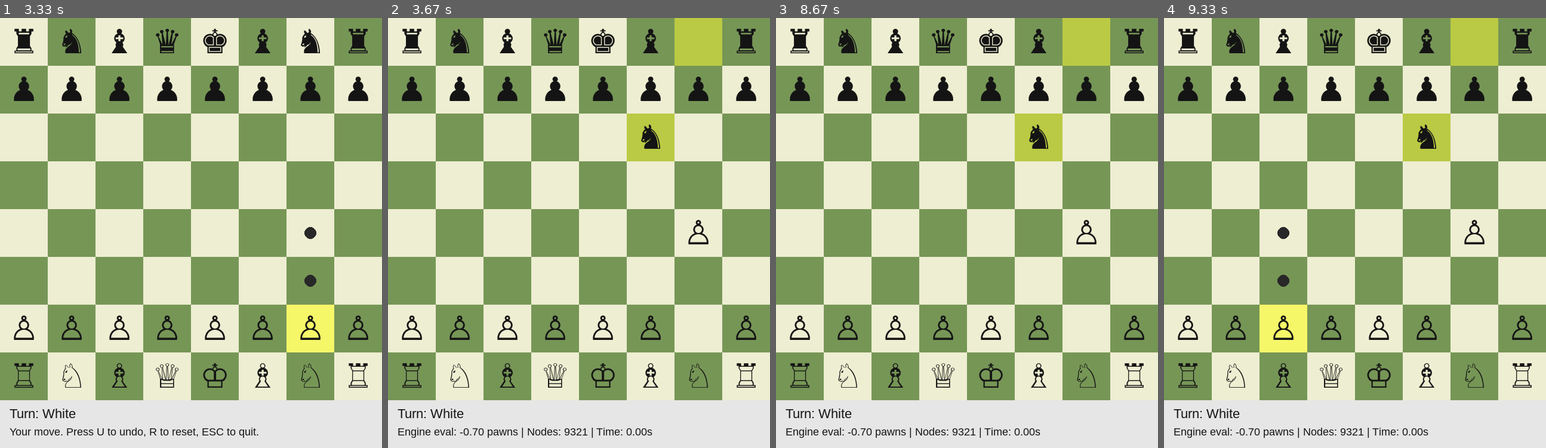
Above: before the commit, frames 1-4 (left to right).
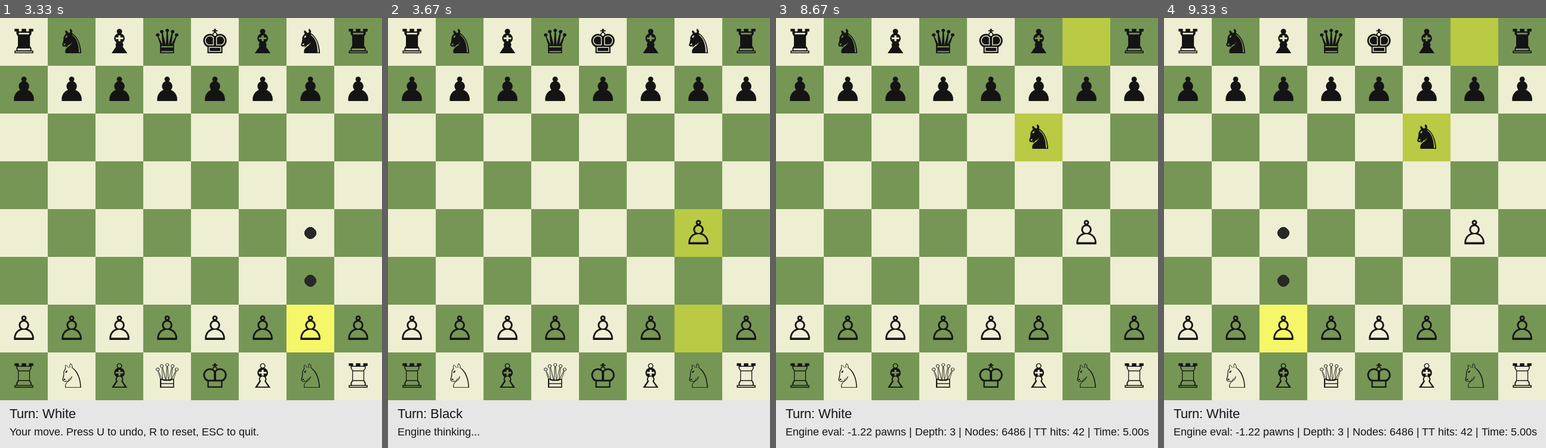
Above: after the commit, the same moments.

Repository: TomGreenwoodPhysics/garry-botsparov
Game: pygame game, started from garry_botsparov.py
Same seed, same stepped clock (60 frames per second), same inputs: the game is played once before the commit and once after it.
Inputs (mouse positions are in pixels of both pictures, inside the frame that each line leads up to):
- Up to frame 1 (3.33 s): click (191, 233) at 0.38 s; click (229, 327) at 0.72 s; click (72, 168) at 1.05 s; click (332, 383) at 1.38 s; click (198, 86) at 1.72 s; click (171, 344) at 2.05 s; click (336, 396) at 2.38 s; click (137, 142) at 2.72 s; click (324, 344) at 3.05 s
- Up to frame 2 (3.67 s): click (697, 224) at 3.38 s
- Up to frame 3 (8.67 s): no input
- Up to frame 4 (9.33 s): click (1282, 340) at 9.22 s

Frame 1 is identical in both runs. In frame 2, 6.0% of the frame differs, in the area x 11-88%, y 0-98%; in frame 3, 0.5%; in frame 4, 0.5%.

Commit message:
Add iterative deepening and time control

Diff:
--- a/garry_botsparov.py
+++ b/garry_botsparov.py
@@ -2,10 +2,12 @@
 import time
 
 import chess
+import chess.polyglot
 import pygame
 
 # engine settings
-ENGINE_DEPTH = 4
+MAX_ENGINE_DEPTH = 6
+ENGINE_TIME_LIMIT = 5.0
 PLAYER_COLOUR = chess.WHITE
 QUIESCENCE_DEPTH = 4
 
@@ -111,38 +113,57 @@
 }
 
 
+class SearchTimeout(Exception):
+    pass
+
+
 class ChessEngine:
-    def __init__(self, depth=ENGINE_DEPTH):
-        self.depth = depth
+    def __init__(self, max_depth=MAX_ENGINE_DEPTH, time_limit=ENGINE_TIME_LIMIT):
+        self.max_depth = max_depth
+        self.time_limit = time_limit
         self.nodes_searched = 0
         self.last_eval = 0.0
         self.last_search_time = 0.0
+        self.last_depth_reached = 0
+        self.transposition_table = {}
+        self.tt_hits = 0
+        self.search_start_time = 0.0
 
     def choose_move(self, board):
         self.nodes_searched = 0
-
-        best_move = None
+        self.tt_hits = 0
+        self.last_depth_reached = 0
+        self.search_start_time = time.time()
+
+        legal_moves = list(board.legal_moves)
+
+        if not legal_moves:
+            return None
+
+        best_move = legal_moves[0]
         best_score = -math.inf
 
-        alpha = -math.inf
-        beta = math.inf
-
-        moves = self.order_moves(board, list(board.legal_moves))
-
-        start_time = time.time()
-
-        for move in moves:
-            board.push(move)
-            score = -self.negamax(board, self.depth - 1, -beta, -alpha)
-            board.pop()
-
-            if score > best_score:
-                best_score = score
-                best_move = move
-
-            alpha = max(alpha, best_score)
-
-        self.last_search_time = time.time() - start_time
+        try:
+            for depth in range(1, self.max_depth + 1):
+                current_best_move, current_best_score = self.search_root(board, depth)
+
+                best_move = current_best_move
+                best_score = current_best_score
+                self.last_depth_reached = depth
+
+                board_hash = self.get_board_hash(board)
+                self.transposition_table[board_hash] = (
+                    depth,
+                    best_score,
+                    "exact",
+                    best_move,
+                )
+
+        except SearchTimeout:
+            pass
+
+        self.last_search_time = time.time() - self.search_start_time
+
         if board.turn == PLAYER_COLOUR:
             self.last_eval = best_score / 100
         else:
@@ -150,7 +171,35 @@
 
         return best_move
 
+    def search_root(self, board, depth):
+        best_move = None
+        best_score = -math.inf
+
+        alpha = -math.inf
+        beta = math.inf
+
+        tt_move = self.get_tt_move(board)
+        moves = self.order_moves(board, list(board.legal_moves), tt_move)
+
+        for move in moves:
+            self.check_time()
+
+            try:
+                board.push(move)
+                score = -self.negamax(board, depth - 1, -beta, -alpha)
+            finally:
+                board.pop()
+
+            if score > best_score:
+                best_score = score
+                best_move = move
+
+            alpha = max(alpha, best_score)
+
+        return best_move, best_score
+
     def negamax(self, board, depth, alpha, beta):
+        self.check_time()
         self.nodes_searched += 1
 
         if board.is_checkmate():
@@ -164,26 +213,71 @@
                 return -5000
             return 0
 
+        alpha_original = alpha
+        board_hash = self.get_board_hash(board)
+        tt_entry = self.transposition_table.get(board_hash)
+
+        if tt_entry is not None:
+            tt_depth, tt_score, tt_flag, tt_move = tt_entry
+
+            if tt_depth >= depth:
+                self.tt_hits += 1
+
+                if tt_flag == "exact":
+                    return tt_score
+
+                if tt_flag == "lower":
+                    alpha = max(alpha, tt_score)
+
+                elif tt_flag == "upper":
+                    beta = min(beta, tt_score)
+
+                if alpha >= beta:
+                    return tt_score
+
         if depth == 0:
             return self.quiescence_search(board, alpha, beta, QUIESCENCE_DEPTH)
 
         best_score = -math.inf
-        moves = self.order_moves(board, list(board.legal_moves))
+        best_move = None
+
+        tt_move = self.get_tt_move(board)
+        moves = self.order_moves(board, list(board.legal_moves), tt_move)
 
         for move in moves:
-            board.push(move)
-            score = -self.negamax(board, depth - 1, -beta, -alpha)
-            board.pop()
-
-            best_score = max(best_score, score)
+            try:
+                board.push(move)
+                score = -self.negamax(board, depth - 1, -beta, -alpha)
+            finally:
+                board.pop()
+
+            if score > best_score:
+                best_score = score
+                best_move = move
+
             alpha = max(alpha, score)
 
             if alpha >= beta:
                 break
 
+        if best_score <= alpha_original:
+            flag = "upper"
+        elif best_score >= beta:
+            flag = "lower"
+        else:
+            flag = "exact"
+
+        self.transposition_table[board_hash] = (
+            depth,
+            best_score,
+            flag,
+            best_move,
+        )
+
         return best_score
 
     def quiescence_search(self, board, alpha, beta, depth):
+        self.check_time()
         self.nodes_searched += 1
 
         stand_pat = self.evaluate(board)
@@ -205,11 +299,13 @@
         capture_moves = self.order_moves(board, capture_moves)
 
         for move in capture_moves:
-            board.push(move)
-
-            score = -self.quiescence_search(board, -beta, -alpha, depth - 1)
-
-            board.pop()
+            self.check_time()
+
+            try:
+                board.push(move)
+                score = -self.quiescence_search(board, -beta, -alpha, depth - 1)
+            finally:
+                board.pop()
 
             if score >= beta:
                 return beta
@@ -256,21 +352,43 @@
         return table[mirrored_square]
 
     def evaluate_mobility(self, board):
-        current_turn = board.turn
-
-        board.turn = chess.WHITE
-        white_mobility = len(list(board.legal_moves))
-
-        board.turn = chess.BLACK
-        black_mobility = len(list(board.legal_moves))
-
-        board.turn = current_turn
+        test_board = board.copy(stack=False)
+
+        test_board.turn = chess.WHITE
+        white_mobility = len(list(test_board.legal_moves))
+
+        test_board.turn = chess.BLACK
+        black_mobility = len(list(test_board.legal_moves))
 
         return 2 * (white_mobility - black_mobility)
 
-    def order_moves(self, board, moves):
+    def get_board_hash(self, board):
+        return chess.polyglot.zobrist_hash(board), board.halfmove_clock
+
+    def get_tt_move(self, board):
+        board_hash = self.get_board_hash(board)
+        tt_entry = self.transposition_table.get(board_hash)
+
+        if tt_entry is None:
+            return None
+
+        move = tt_entry[3]
+
+        if move in board.legal_moves:
+            return move
+
+        return None
+
+    def check_time(self):
+        if time.time() - self.search_start_time >= self.time_limit:
+            raise SearchTimeout
+
+    def order_moves(self, board, moves, tt_move=None):
         def move_score(move):
             score = 0
+
+            if move == tt_move:
+                score += 100000
 
             if board.is_capture(move):
                 victim = board.piece_at(move.to_square)
@@ -283,12 +401,13 @@
             if move.promotion is not None:
                 score += PIECE_VALUES[move.promotion]
 
-            board.push(move)
-
-            if board.is_check():
-                score += 50
-
-            board.pop()
+            try:
+                board.push(move)
+
+                if board.is_check():
+                    score += 50
+            finally:
+                board.pop()
 
             return score
 
@@ -307,7 +426,7 @@
         self.small_font = pygame.font.SysFont("arial", 18)
 
         self.board = chess.Board()
-        self.engine = ChessEngine(depth=ENGINE_DEPTH)
+        self.engine = ChessEngine()
 
         self.player_colour = PLAYER_COLOUR
         self.selected_square = None
@@ -425,9 +544,12 @@
 
         move = self.engine.choose_move(self.board)
 
-        if move is not None:
+        if move is not None and move in self.board.legal_moves:
             self.board.push(move)
             self.last_move = move
+        else:
+            self.status = "Engine failed to find a legal move."
+            return
 
         self.update_status()
 
@@ -455,7 +577,9 @@
 
         self.status = (
             f"Engine eval: {self.engine.last_eval:.2f} pawns | "
+            f"Depth: {self.engine.last_depth_reached} | "
             f"Nodes: {self.engine.nodes_searched} | "
+            f"TT hits: {self.engine.tt_hits} | "
             f"Time: {self.engine.last_search_time:.2f}s"
         )
 
--- a/stockfish_benchmark.py
+++ b/stockfish_benchmark.py
@@ -10,17 +10,24 @@
 STOCKFISH_PATH = r"C:\Users\Tom Greenwood\Desktop\Coding Projects\Chess Bot\stockfish\stockfish-windows-x86-64-avx2.exe"
 
 STOCKFISH_ELO = 1500
-NUM_GAMES = 2
-MAX_MOVES = 200
+NUM_GAMES = 5
+MAX_PLIES = 200
 
-YOUR_ENGINE_DEPTH = 2
+YOUR_ENGINE_MAX_DEPTH = 10
+YOUR_ENGINE_TIME_PER_MOVE = 2.0
 STOCKFISH_TIME_PER_MOVE = 0.1
 
 
-def play_game(stockfish, your_engine, your_colour):
+def play_game(stockfish, your_colour):
     board = chess.Board()
 
-    while not board.is_game_over() and len(board.move_stack) < MAX_MOVES:
+    # create a fresh engine for each game so the transposition table does not carry over
+    your_engine = ChessEngine(
+        max_depth=YOUR_ENGINE_MAX_DEPTH,
+        time_limit=YOUR_ENGINE_TIME_PER_MOVE,
+    )
+
+    while not board.is_game_over(claim_draw=True) and board.ply() < MAX_PLIES:
         if board.turn == your_colour:
             move = your_engine.choose_move(board)
         else:
@@ -31,6 +38,11 @@
             move = result.move
 
         if move is None:
+            break
+
+        if move not in board.legal_moves:
+            print(f"Illegal move attempted: {move}")
+            print(board)
             break
 
         board.push(move)
@@ -45,12 +57,12 @@
         winner = None
 
     if winner is None:
-        return "draw", board.ply(), board.result(claim_draw=True)
+        return "draw", board.ply(), result
 
     if winner == your_colour:
-        return "win", board.ply(), board.result(claim_draw=True)
+        return "win", board.ply(), result
 
-    return "loss", board.ply(), board.result(claim_draw=True)
+    return "loss", board.ply(), result
 
 
 def score_results(results):
@@ -76,8 +88,6 @@
 
 
 def main():
-    your_engine = ChessEngine(depth=YOUR_ENGINE_DEPTH)
-
     results = []
 
     with chess.engine.SimpleEngine.popen_uci(STOCKFISH_PATH) as stockfish:
@@ -94,11 +104,7 @@
 
             print(f"Game {game_number}/{NUM_GAMES}: your engine as {colour_name}")
 
-            result, plies, raw_result = play_game(
-                stockfish,
-                your_engine,
-                your_colour,
-            )
+            result, plies, raw_result = play_game(stockfish, your_colour)
 
             results.append(result)
 
@@ -112,20 +118,24 @@
     print()
     print("Benchmark complete")
     print("------------------")
-    print(f"Your engine depth: {YOUR_ENGINE_DEPTH}")
+    print(f"Your engine max depth: {YOUR_ENGINE_MAX_DEPTH}")
+    print(f"Your engine time per move: {YOUR_ENGINE_TIME_PER_MOVE:.2f}s")
     print(f"Stockfish Elo setting: {STOCKFISH_ELO}")
+    print(f"Stockfish time per move: {STOCKFISH_TIME_PER_MOVE:.2f}s")
     print(f"Games: {NUM_GAMES}")
     print(f"Wins: {wins}")
     print(f"Draws: {draws}")
     print(f"Losses: {losses}")
     print(f"Score: {score}/{NUM_GAMES}")
     print(f"Score rate: {100 * score_rate:.1f}%")
+
     if score_rate == 1:
         print("Estimated Elo difference: higher than this setting, not enough losses/draws to estimate.")
     elif score_rate == 0:
         print("Estimated Elo difference: lower than this setting, no score achieved.")
     else:
         print(f"Estimated Elo difference vs Stockfish setting: {elo_diff:+.0f}")
+
     print(f"Total time: {elapsed:.1f}s")
 
 
